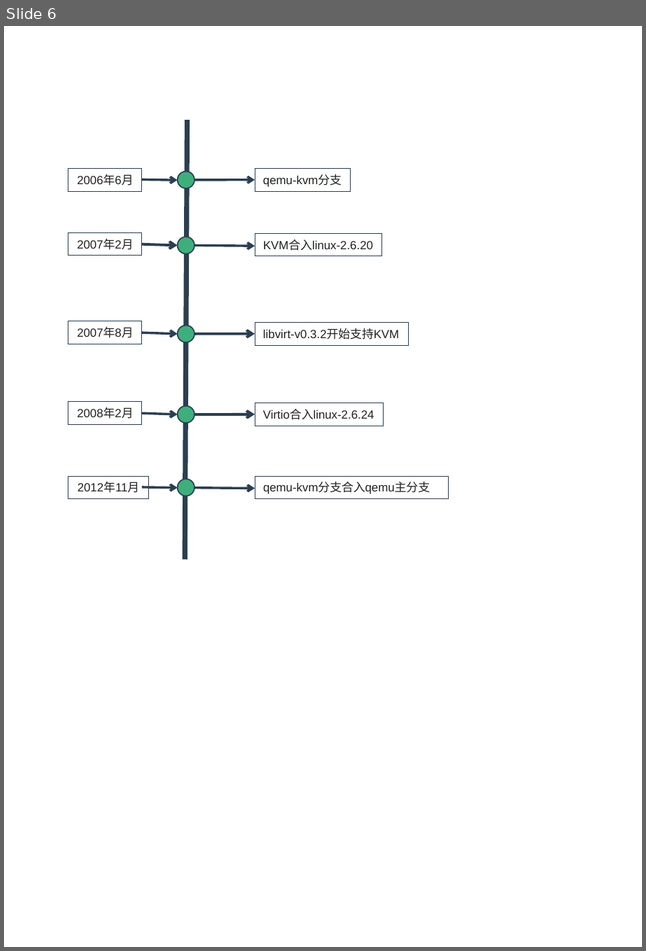
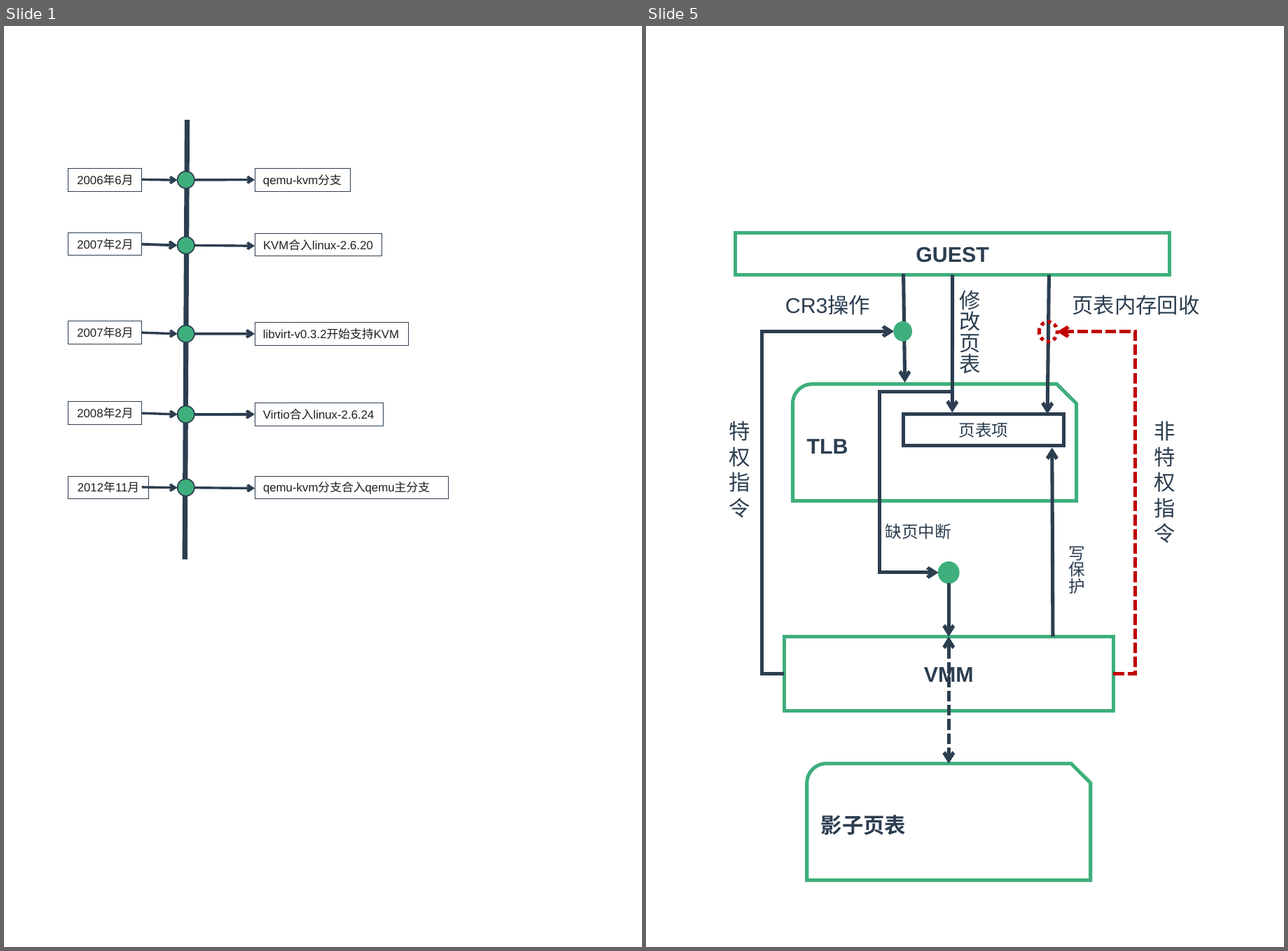
Before and after one commit to zaiqiang-dong/zaiqiang, a slide deck: picture/ppt/vitrualization/vitrualization.pptx. Shown side by side, each under a label of ours: slide 6 before the commit, slides 1 and 5 after it; the slides between them are not shown. The pictures are 646x951 and 1288x951 pixels, drawn with LibreOffice and Linux fonts; fonts in the diff are those of the drawing. Boxes give left, top, right and bottom in pixels: in the first picture for what was removed or moved away, otherwise in the second. Text is boxed around its words. In the diff, an @@ line names an element or a change of style, - is before the commit and + after.

```diff
--- a/picture/ppt/vitrualization/vitrualization.pptx
+++ b/picture/ppt/vitrualization/vitrualization.pptx
@@ slide 5 added at (646, 26, 1284, 947), background #FFFFFF @@
@@ rectangle added at (736, 232, 1169, 274), outline #3EAF7C 3 pt, 18 pt, text #2C3E50, bold @@
+GUEST
@@ arrow added from (904, 274) to (904, 382), #2C3E50 3 pt @@
@@ arrow added from (952, 274) to (952, 412), #2C3E50 3 pt @@
@@ arrow added from (1049, 274) to (1047, 414), #2C3E50 3 pt @@
@@ text added at (785, 296, 870, 315), 18 pt, text #2C3E50 @@
+CR3操作
@@ text added at (960, 290, 981, 373), 18 pt, text #2C3E50 @@
+修改页表
@@ text added at (1072, 295, 1199, 315), 18 pt, text #2C3E50 @@
+页表内存回收
@@ elbow arrow added from (784, 674) to (894, 331), #2C3E50 3 pt @@
@@ ellipse added at (894, 322, 912, 340), fill #3EAF7C, outline #3EAF7C 1 pt @@
@@ ellipse added at (1039, 322, 1057, 342), outline #C00000 3 pt dashed @@
@@ elbow arrow added from (1113, 674) to (1058, 332), #C00000 3 pt dashed @@
@@ snip round rect added at (793, 384, 1076, 501), outline #3EAF7C 3 pt, 18 pt, text #2C3E50, bold @@
+TLB
@@ elbow arrow added from (952, 401) to (939, 573), #2C3E50 3 pt @@
@@ text added at (729, 421, 750, 518), 18 pt, text #2C3E50 @@
+特权指令
@@ rectangle added at (904, 414, 1063, 445), outline #2C3E50 3 pt, 14 pt, text #2C3E50 @@
+页表项
@@ text added at (1154, 421, 1175, 543), 18 pt, text #2C3E50 @@
+非特权指令
@@ arrow added from (1053, 636) to (1051, 447), #2C3E50 3 pt @@
@@ text added at (885, 524, 951, 539), 14 pt, text #2C3E50 @@
+缺页中断
@@ text added at (1068, 546, 1085, 594), 14 pt, text #2C3E50 @@
+写保护
@@ ellipse added at (939, 562, 959, 583), fill #3EAF7C, outline #3EAF7C 1 pt @@
@@ arrow added from (948, 583) to (948, 636), #2C3E50 3 pt @@
@@ rectangle added at (784, 636, 1113, 711), outline #3EAF7C 3 pt, 18 pt, text #2C3E50, bold @@
+VMM
@@ double arrow added from (948, 636) to (948, 763), #2C3E50 3 pt dashed @@
@@ snip round rect added at (807, 763, 1090, 880), outline #3EAF7C 3 pt, 18 pt, text #2C3E50, bold @@
+影子页表
@@ what was slide 6 is now slide 1 @@
```
Also in this commit, not shown: 1 slide changed, 16 other slides added, 3 slides removed, 10 other files.
